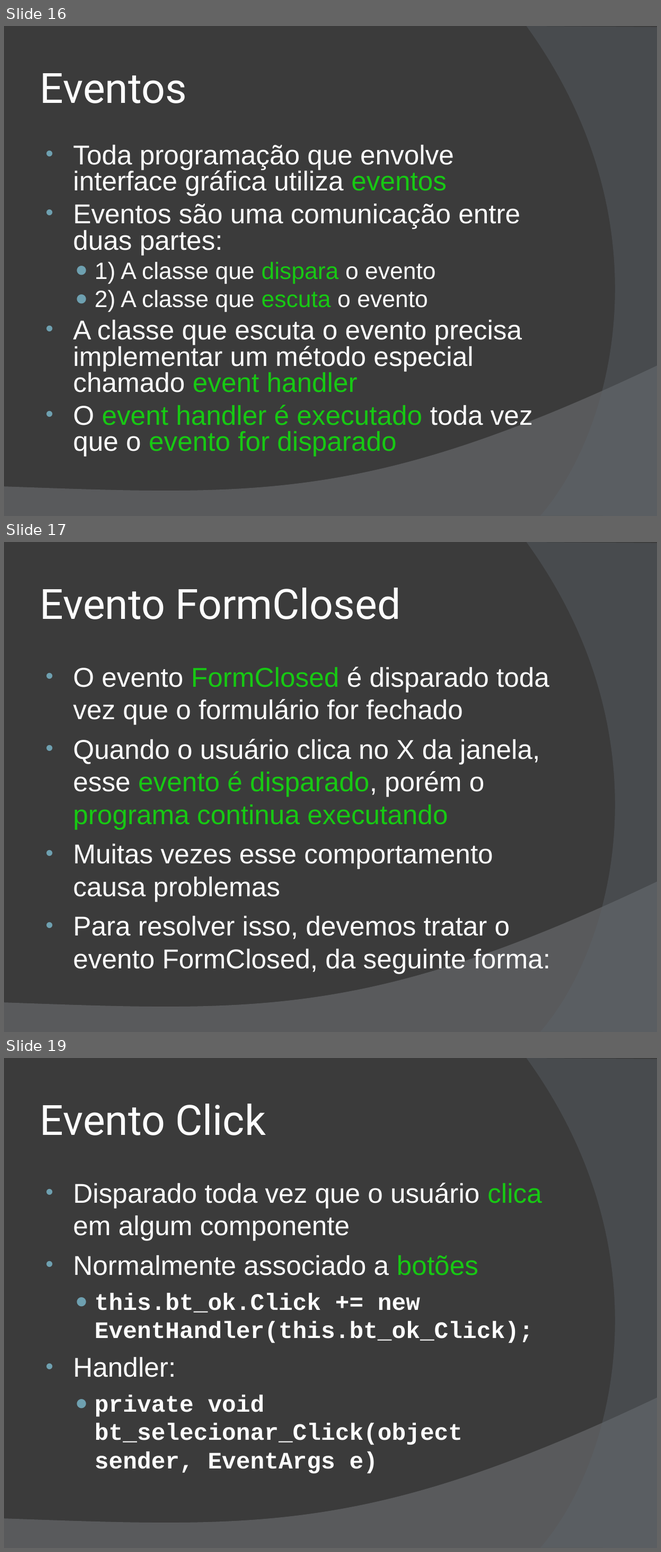
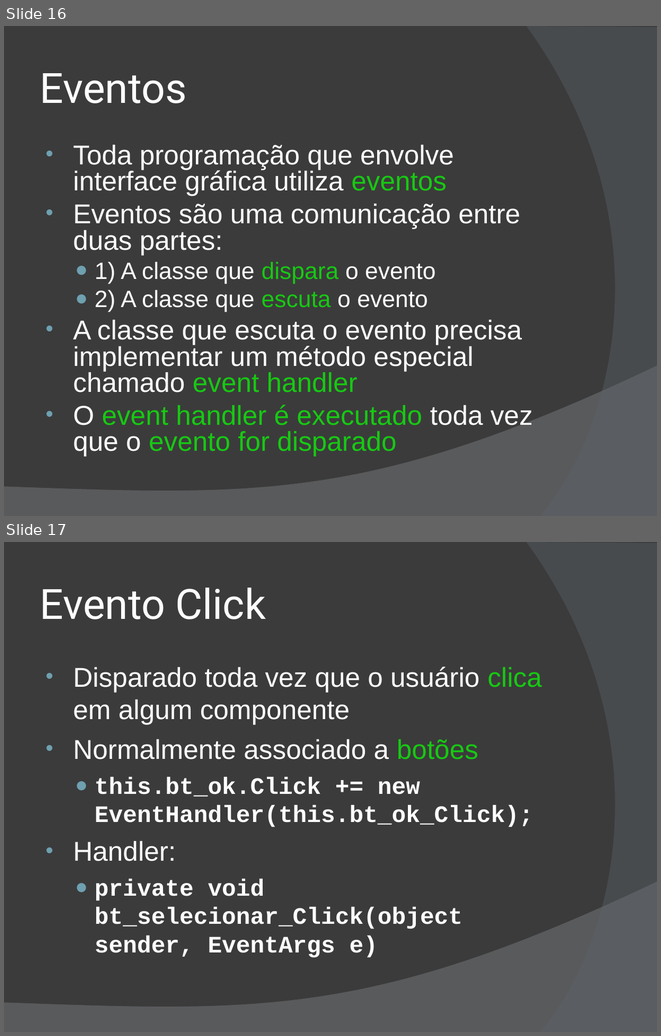
Before and after one commit to wind39/wind39.github.io, a slide deck: curso/modulo2capitulo5-off.ppt. Shown one above the other, each under a label of ours: slides 16, 17 and 19 before the commit, slides 16 and 17 after it; the slides between them are not shown. The pictures are 661x1552 and 661x1036 pixels, drawn with LibreOffice and Linux fonts; fonts in the diff are those of the drawing. Boxes give left, top, right and bottom in pixels: in the first picture for what was removed or moved away, otherwise in the second. Text is boxed around its words. In the diff, an @@ line names an element or a change of style, - is before the commit and + after.

```diff
--- a/curso/modulo2capitulo5-off.ppt
+++ b/curso/modulo2capitulo5-off.ppt
@@ slide 17 removed at bbox=[4, 542, 657, 1032], background #3B3B3B; not listed: 2 template elements that a slide beside it also shows @@
@@ title removed at bbox=[40, 588, 401, 619] @@
-Evento FormClosed
@@ text removed at bbox=[73, 667, 550, 973] @@
-• O evento FormClosed é disparado toda vez que o formulário for fechado
-• Quando o usuário clica no X da janela, esse evento é disparado, porém o programa continua executando
-• Muitas vezes esse comportamento causa problemas
-• Para resolver isso, devemos tratar o evento FormClosed, da seguinte forma:
@@ what was slide 19 is now slide 17 @@
```
Also in this commit, not shown: 3 slides changed, 2 other slides removed, 11 other files.
